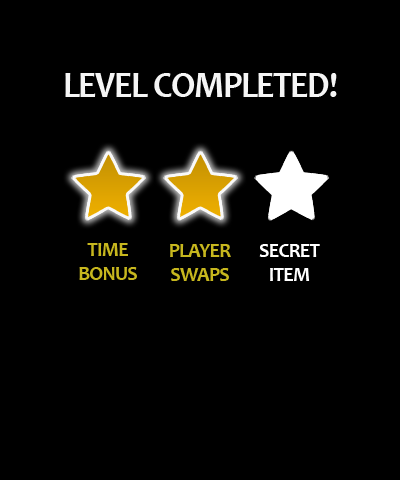
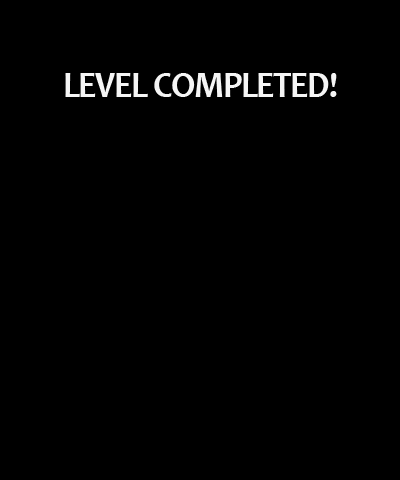
Comparing the layer stacks of the two 400px x 480px images. Changes:
hid "SECRET ITEM" over left=259, top=244, right=320, bottom=281
hid "PLAYER SWAPS" over left=170, top=244, right=231, bottom=281
hid "TIME BONUS" over left=79, top=243, right=137, bottom=280
hid "star copy" over left=254, top=150, right=330, bottom=221
hid "star" over left=71, top=150, right=239, bottom=221
